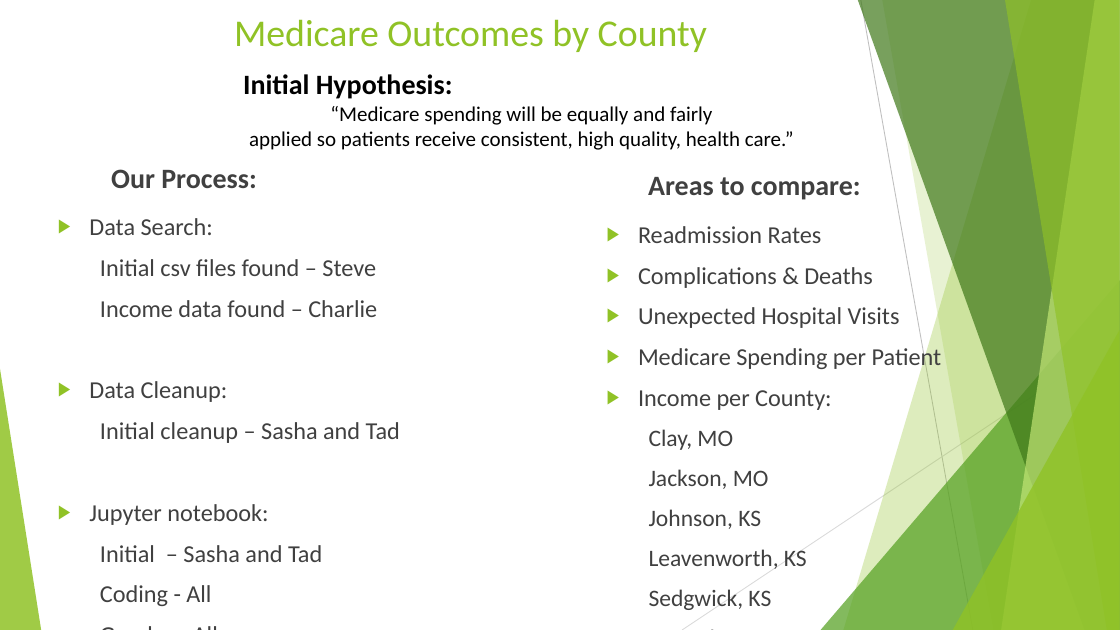
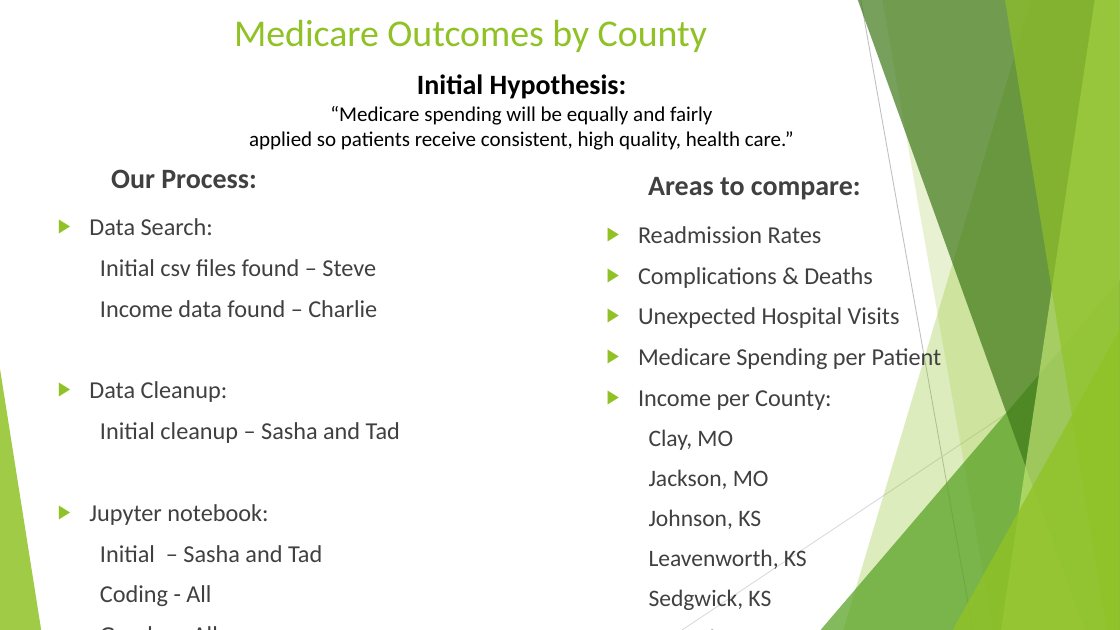
Before and after one commit to TedMur/SnakeBait, a slide deck: slide 2 of SnakeBitePresentation_cfoEdits2.pptx. Drawn at 1120x630 pixels with LibreOffice and Linux fonts; fonts in the diff are those of the drawing. Boxes give left, top, right and bottom in pixels: in the first picture for what was removed or moved away, otherwise in the second. Text is boxed around its words. In the diff, an @@ line names an element or a change of style, - is before the commit and + after.

```diff
--- a/SnakeBitePresentation_cfoEdits2.pptx
+++ b/SnakeBitePresentation_cfoEdits2.pptx
@@ text at (417, 74, 627, 99): alignment left to centre @@
```
Also in this commit, not shown: 5 other slides changed, 2 slides added, 1 slide removed.
